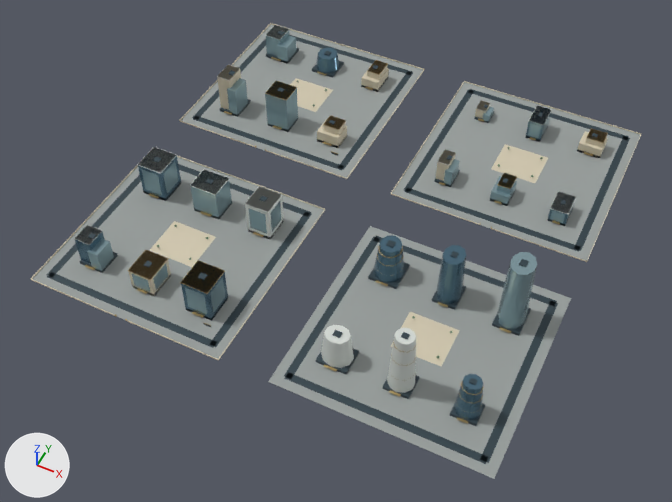
One commit to the glTF model web/public/assets/3d/ampliworld/GC-CITY-2030/GC-TILE-13-12.glb: the scene before it, then after it.
One viewpoint serves both versions: a camera (50 mm lens) standing at (3458.0, 2001.0, 1105.0) and looking at (3008.0, 2901.0, -19.0). Lighting does not change. The marker at lower left points along +X, +Y and +Z. The picture after the commit comes second. Where no turn or scale is listed for an object, it has been applied to the vertices. Vertices at exactly the same position are counted once.

Names of what the first picture shows: 'GC-TILE-13-12-blue', 'GC-TILE-13-12-dark', 'GC-TILE-13-12-glass', 'GC-TILE-13-12-gold', 'GC-TILE-13-12-ivory', 'GC-TILE-13-12-paving', 'GC-TILE-13-12-white' and 1 more.
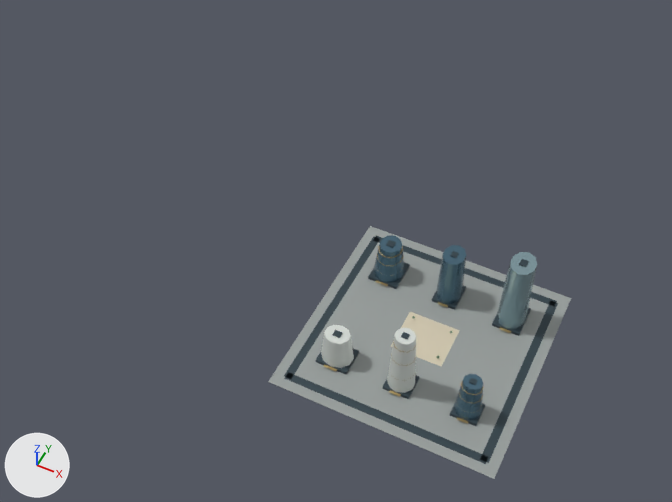
Patch to the scene script:
```diff
--- a/web/public/assets/3d/ampliworld/GC-CITY-2030/GC-TILE-13-12.glb.py
+++ b/web/public/assets/3d/ampliworld/GC-CITY-2030/GC-TILE-13-12.glb.py
@@ me_mesh_0 @@
 # used by ob_gc_tile_13_12_paving; location = (0.0, 0.0, 0.0)
-me_mesh_0.from_pydata(...)  # 32 vertices, 48 faces; spans x 2621.0..3379.0, y 2621.0..3379.0, z 0.0
+me_mesh_0.from_pydata(...)  # 8 vertices, 12 faces; spans x 3041.0..3379.0, y 2621.0..2959.0, z 0.0
+# me_mesh_0 part 1: the loose piece of 8 vertices spanning x 2621.0..2959.0, y 3041.0..3379.0, z 0.0 is deleted
+# me_mesh_0 part 2: the loose piece of 8 vertices spanning x 3041.0..3379.0, y 3041.0..3379.0, z 0.0 is deleted
+# me_mesh_0 part 3: the loose piece of 8 vertices spanning x 2621.0..2959.0, y 2621.0..2959.0, z 0.0 is deleted
 me_mesh_0.materials.append(mat_paving)
@@ me_mesh_1 @@
 # used by ob_gc_tile_13_12_dark; location = (0.0, 0.0, 0.0)
-me_mesh_1.from_pydata(...)  # 528 vertices, 792 faces; spans x 2636.0..3364.0, y 2636.0..3364.0, z 0.0..126.0
+me_mesh_1.from_pydata(...)  # 128 vertices, 192 faces; spans x 3056.0..3364.0, y 2636.0..2944.0, z 0.0..126.0
+# me_mesh_1 part 4: 50 loose pieces with 400 vertices, spanning x 2636.0..3364.0, y 2636.0..3364.0, z 0.0..77.0, are deleted
 me_mesh_1.materials.append(mat_dark)
@@ me_mesh_2 @@
 # used by ob_gc_tile_13_12_ivory; location = (0.0, 0.0, 0.0)
-me_mesh_2.from_pydata(...)  # 232 vertices, 348 faces; spans x 2620.0..3380.0, y 2620.0..3380.0, z 0.0..76.0
+me_mesh_2.from_pydata(...)  # 8 vertices, 12 faces; spans x 3170.0..3250.0, y 2754.0..2826.0, z 0.0
+# me_mesh_2 part 5: 28 loose pieces with 224 vertices, spanning x 2620.0..3380.0, y 2620.0..3380.0, z 0.0..76.0, are deleted
 me_mesh_2.materials.append(mat_ivory)
@@ me_mesh_5 @@
 # used by ob_gc_tile_13_12_gold; location = (0.0, 0.0, 0.0)
-me_mesh_5.from_pydata(...)  # 918 vertices, 1524 faces; spans x 2680.0..3329.0, y 2620.0..3324.0, z 0.0..108.0
+me_mesh_5.from_pydata(...)  # 444 vertices, 792 faces; spans x 3088.0..3329.0, y 2677.0..2906.0, z 4.0..108.0
+# me_mesh_5 part 7: 54 loose pieces with 474 vertices, spanning x 2680.0..3329.0, y 2620.0..3324.0, z 0.0..73.0, are deleted
 me_mesh_5.materials.append(mat_gold)
@@ me_mesh_6 @@
 # used by ob_gc_tile_13_12_glass; location = (0.0, 0.0, 0.0)
-me_mesh_6.from_pydata(...)  # 358 vertices, 544 faces; spans x 2666.0..3330.0, y 2678.0..3325.0, z 0.0..125.0
+me_mesh_6.from_pydata(...)  # 22 vertices, 40 faces; spans x 3290.0..3330.0, y 2856.0..2908.0, z 5.0..125.0
+# me_mesh_6 part 8: 42 loose pieces with 336 vertices, spanning x 2666.0..3325.0, y 2678.0..3325.0, z 0.0..73.0, are deleted
 me_mesh_6.materials.append(mat_glass)
@@ me_mesh_7 @@
 # used by ob_gc_tile_13_12_white; location = (0.0, 0.0, 0.0)
-me_mesh_7.from_pydata(...)  # 132 vertices, 212 faces; spans x 2666.0..3325.0, y 2681.0..3326.0, z 0.0..112.0
+me_mesh_7.from_pydata(...)  # 44 vertices, 80 faces; spans x 3087.0..3229.0, y 2681.0..2723.0, z 5.0..112.0
+# me_mesh_7 part 9: 11 loose pieces with 88 vertices, spanning x 2666.0..3325.0, y 2685.0..3326.0, z 0.0..76.0, are deleted
 me_mesh_7.materials.append(mat_white)
@@ me_mesh_8 @@
 # used by ob_gc_tile_13_12_blue; location = (0.0, 0.0, 0.0)
-me_mesh_8.from_pydata(...)  # 128 vertices, 220 faces; spans x 2668.0..3328.0, y 2678.0..3326.0, z 0.0..92.0
+me_mesh_8.from_pydata(...)  # 66 vertices, 120 faces; spans x 3087.0..3328.0, y 2684.0..2908.0, z 5.0..92.0
+# me_mesh_8 part 6: 6 loose pieces with 62 vertices, spanning x 2668.0..3325.0, y 2678.0..3326.0, z 0.0..65.0, are deleted
 me_mesh_8.materials.append(mat_blue)
```

What differs and where, as boxes (x1, y1, x2, y2) in the pictures (672 x 502 px):
'GC-TILE-13-12-paving', reshaped (50% narrower, 44% shorter)
    before: (33, 24, 640, 479)
    after: (268, 226, 571, 479)
'GC-TILE-13-12-dark', reshaped (53% narrower, 47% shorter)
    before: (47, 31, 630, 464)
    after: (284, 236, 558, 464)
'GC-TILE-13-12-ivory', reshaped (89% narrower, 84% shorter)
    before: (31, 23, 641, 366)
    after: (391, 312, 460, 366)
'GC-TILE-13-12-glass', reshaped (92% narrower, 74% shorter)
    before: (87, 25, 574, 329)
    after: (497, 252, 537, 329)
'GC-TILE-13-12-blue', reshaped (78% narrower, 50% shorter)
    before: (75, 48, 575, 420)
    after: (374, 235, 483, 420)
'GC-TILE-13-12-white', reshaped (81% narrower, 81% shorter)
    before: (74, 25, 576, 393)
    after: (321, 325, 416, 393)
'GC-TILE-13-12-gold', reshaped
    before: (85, 57, 608, 424)
    after: (324, 246, 511, 424)
part 1 of me_mesh_0, deleted
    before: (181, 24, 423, 178)
part 2 of me_mesh_0, deleted
    before: (392, 82, 640, 261)
part 3 of me_mesh_0, deleted
    before: (33, 157, 324, 359)
part 4 of me_mesh_1, deleted
    before: (47, 31, 630, 348)
part 5 of me_mesh_2, deleted
    before: (31, 23, 641, 360)
part 6 of me_mesh_8, deleted
    before: (75, 48, 575, 321)
part 7 of me_mesh_5, deleted
    before: (85, 57, 608, 326)
part 8 of me_mesh_6, deleted
    before: (87, 25, 574, 314)
part 9 of me_mesh_7, deleted
    before: (74, 25, 576, 245)
